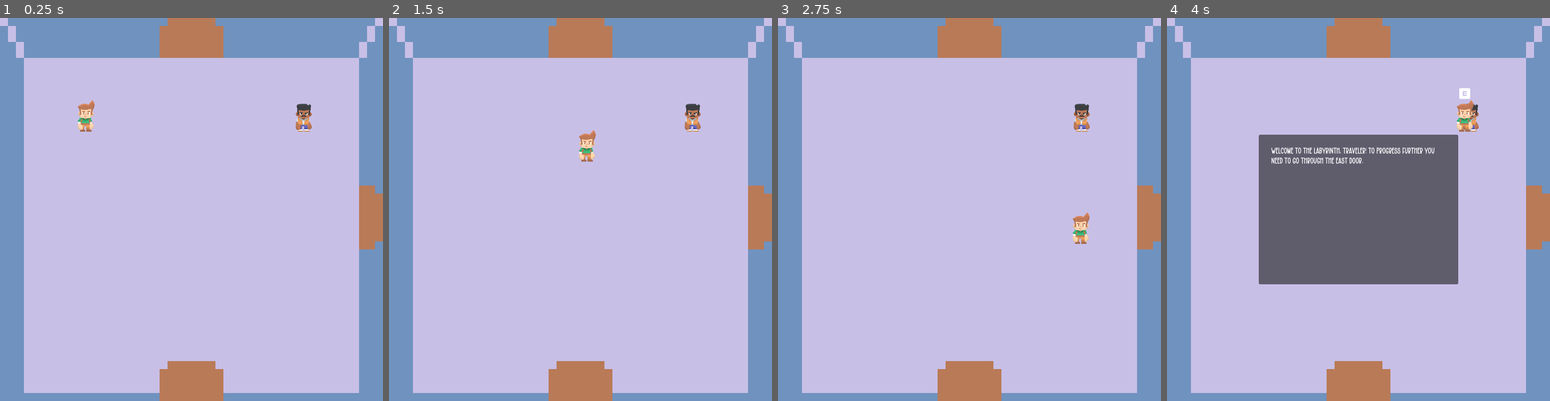
Above: before the commit, frames 1-4 (left to right).
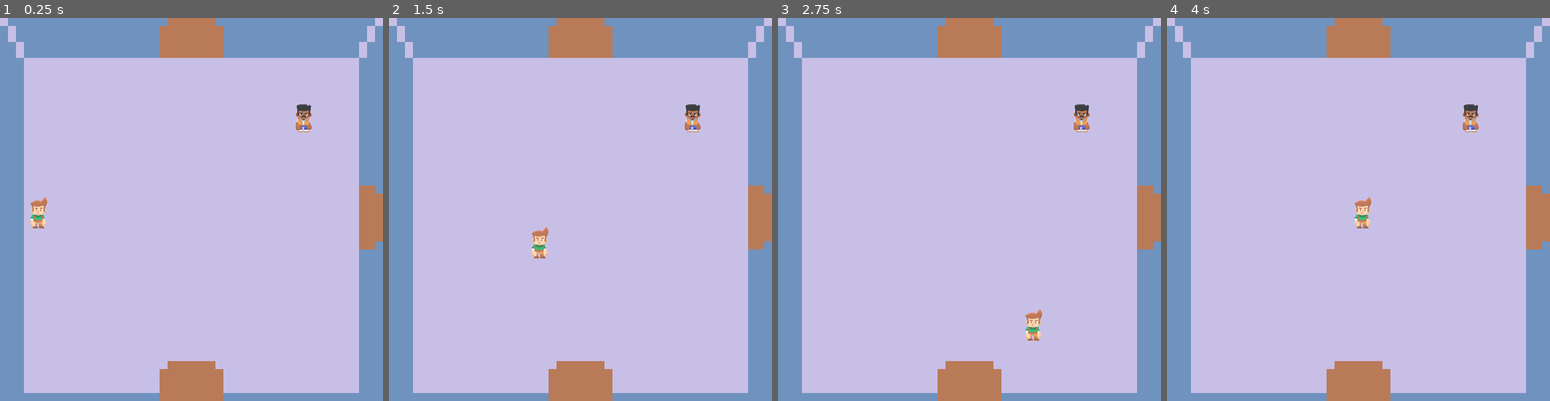
Above: after the commit, the same moments.

Repository: iliqnew/clueless
Game: Godot game, scene res://scenes/rooms/room_1.tscn
Same seed, same stepped clock (60 frames per second), same inputs: the game is played once before the commit and once after it.
Inputs:
- Up to frame 1 (0.25 s): no input
- Up to frame 2 (1.5 s): tap Enter at 0.5 s; hold D (right) 0.53-1.28 s; tap E (interact) at 0.6, 1.35 s; hold S (down) from 1.28 s (still down)
- Up to frame 3 (2.75 s): release S (down) at 2.03 s; hold D (right) from 2.03 s (still down); tap E (interact) at 2.1 s
- Up to frame 4 (4 s): release D (right) at 2.78 s; hold W (up) 2.78-3.53 s; tap E (interact) at 2.85, 3.6 s; hold A (left) from 3.53 s (still down)

The runs differ from the first frame. In frame 1, 0.6% of the frame differs, in the area x 7-82%, y 21-55%; in frame 2, 0.6%; in frame 3, 0.6%; in frame 4, 21%, in the area x 23-82%, y 18-70%.

Commit message:
Add player entrances based on entrance direction

Diff:
--- a/project.godot
+++ b/project.godot
@@ -18,6 +18,7 @@
 [autoload]
 
 Globals="*uid://d3tonkn0vwh8w"
+Enums="*uid://yv5a6q1aj8pk"
 
 [display]
 
--- a/scenes/rooms/base_room.tscn
+++ b/scenes/rooms/base_room.tscn
@@ -1,5 +1,6 @@
 [gd_scene format=4 uid="uid://cbo04cf0k8x18"]
 
+[ext_resource type="Script" uid="uid://bb8tr7jfk4mot" path="res://scripts/base_room.gd" id="1_2huds"]
 [ext_resource type="Texture2D" uid="uid://v25qfvf75mp5" path="res://assets/tilesets/ground.png" id="1_036b0"]
 [ext_resource type="Texture2D" uid="uid://dxcedb6iq2lvv" path="res://assets/tilesets/walls.png" id="2_dwbse"]
 [ext_resource type="Texture2D" uid="uid://c2htdaqou8vnc" path="res://assets/tilesets/doors.png" id="3_pkg7o"]
@@ -6952,7 +6953,15 @@
 gradient = SubResource("Gradient_ig7tw")
 fill_to = Vector2(1, 1)
 
-[node name="Room" type="Node2D" unique_id=1901877510]
+[node name="Room" type="Node2D" unique_id=1901877510 node_paths=PackedStringArray("player_entrances", "player")]
+script = ExtResource("1_2huds")
+player_entrances = {
+0: NodePath("PlayerEntrances/WestPlayerEntrance"),
+1: NodePath("PlayerEntrances/NorthPlayerEntrance"),
+2: NodePath("PlayerEntrances/EastPlayerEntrance"),
+3: NodePath("PlayerEntrances/SouthPlayerEntrance")
+}
+player = NodePath("Environment/Player")
 
 [node name="Environment" type="Node" parent="." unique_id=123840637]
 
@@ -6970,7 +6979,7 @@
 
 [node name="SceneEntry" parent="Environment" unique_id=78729976 instance=ExtResource("7_gbfbk")]
 position = Vector2(761, 400)
-connected_scene = "main"
+direction = 2
 
 [node name="CollisionShape2D" type="CollisionShape2D" parent="Environment/SceneEntry" unique_id=360228222]
 shape = SubResource("RectangleShape2D_fm5fd")
@@ -7033,3 +7042,17 @@
 layout_mode = 2
 size_flags_vertical = 1
 theme_override_fonts/font = ExtResource("9_mkwf2")
+
+[node name="PlayerEntrances" type="Node" parent="." unique_id=1364124808]
+
+[node name="WestPlayerEntrance" type="Node2D" parent="PlayerEntrances" unique_id=1479211089]
+position = Vector2(65, 390)
+
+[node name="NorthPlayerEntrance" type="Node2D" parent="PlayerEntrances" unique_id=235879124]
+position = Vector2(388, 94)
+
+[node name="EastPlayerEntrance" type="Node2D" parent="PlayerEntrances" unique_id=670459833]
+position = Vector2(692, 399)
+
+[node name="SouthPlayerEntrance" type="Node2D" parent="PlayerEntrances" unique_id=585009634]
+position = Vector2(384, 657)
--- a/scenes/rooms/room_1.tscn
+++ b/scenes/rooms/room_1.tscn
@@ -9,10 +9,12 @@
 next_scene = ExtResource("2_hnbyo")
 
 [node name="NPC" parent="Environment" parent_id_path=PackedInt32Array(123840637) index="4" unique_id=1634797251]
-position = Vector2(609, 200)
 dialogue_text = "Welcome to the labyrinth, traveler! To progress further you need to go through the east door."
 
 [node name="Label" parent="UILayer/DialoguePane/MarginContainer" parent_id_path=PackedInt32Array(1895365772) index="0" unique_id=1450783932]
 custom_minimum_size = Vector2(250, 250)
 text = "long long long long longlong long long long longlong long long long longlong long long long longlong long long  …(346 unchanged characters)…
 autowrap_mode = 2
+
+[node name="PlayerStartPosition" parent="." index="3" unique_id=1849272702]
+position = Vector2(383, 96)
--- a/scenes/rooms/room_2.tscn
+++ b/scenes/rooms/room_2.tscn
@@ -2,7 +2,14 @@
 
 [ext_resource type="PackedScene" uid="uid://cbo04cf0k8x18" path="res://scenes/rooms/base_room.tscn" id="1_6a8el"]
 
-[node name="Room 2" unique_id=1901877510 instance=ExtResource("1_6a8el")]
+[node name="Room 2" unique_id=1901877510 node_paths=PackedStringArray("player_entrances") instance=ExtResource("1_6a8el")]
+player_entrances = {
+0: NodePath("PlayerEntrances/WestPlayerEntrance"),
+1: NodePath("PlayerEntrances/NorthPlayerEntrance"),
+2: NodePath("PlayerEntrances/EastPlayerEntrance"),
+3: NodePath("PlayerEntrances/SouthPlayerEntrance")
+}
 
 [node name="NPC" parent="Environment" parent_id_path=PackedInt32Array(123840637) index="4" unique_id=1634797251]
+position = Vector2(607, 617)
 dialogue_text = "No, you didn't get teleported to the same room. This is a different room. You seem to have met my twin brother back in the previous room."
--- /dev/null
+++ b/scripts/base_room.gd
@@ -0,0 +1,7 @@
+extends Node2D
+
+@export var player_entrances: Dictionary[Enums.WorldDirection, Node2D]
+@export var player: Player
+
+func _ready() -> void:
+	player.position = player_entrances[Globals.entrance_direction].position
--- /dev/null
+++ b/scripts/enums.gd
@@ -0,0 +1,8 @@
+extends Node
+
+enum WorldDirection {
+	West,
+	North,
+	East,
+	South
+}
--- a/scripts/globals.gd
+++ b/scripts/globals.gd
@@ -2,3 +2,14 @@
 
 var dialogue_manager: DialogueManager
 var dialogue_is_in_progress: bool = false
+var entrance_direction: Enums.WorldDirection = Enums.WorldDirection.West
+
+const reverse_world_directions: Dictionary[Enums.WorldDirection, Enums.WorldDirection] = {
+    Enums.WorldDirection.West: Enums.WorldDirection.East,
+    Enums.WorldDirection.North: Enums.WorldDirection.South,
+    Enums.WorldDirection.East: Enums.WorldDirection.West,
+    Enums.WorldDirection.South: Enums.WorldDirection.North,
+}
+
+func get_reverse_world_direction(direction: Enums.WorldDirection) -> Enums.WorldDirection:
+    return reverse_world_directions[direction]
--- a/scripts/scene_entry.gd
+++ b/scripts/scene_entry.gd
@@ -1,10 +1,12 @@
 class_name SceneEntry extends Area2D
 
 @export var next_scene: PackedScene
+@export var direction: Enums.WorldDirection
 
 func _on_body_entered(body: Node2D) -> void:
 	if body is Player:
 		if next_scene == null:
 			print_debug("Next scene is null, make sure there isn't a circular dependancy that is preventing the attached packed scene from being loaded and remaining null")
 
+		Globals.entrance_direction = Globals.get_reverse_world_direction(direction)
 		get_tree().change_scene_to_packed.call_deferred(next_scene)
Not shown, added: scripts/base_room.gd.uid
Not shown, added: scripts/enums.gd.uid
